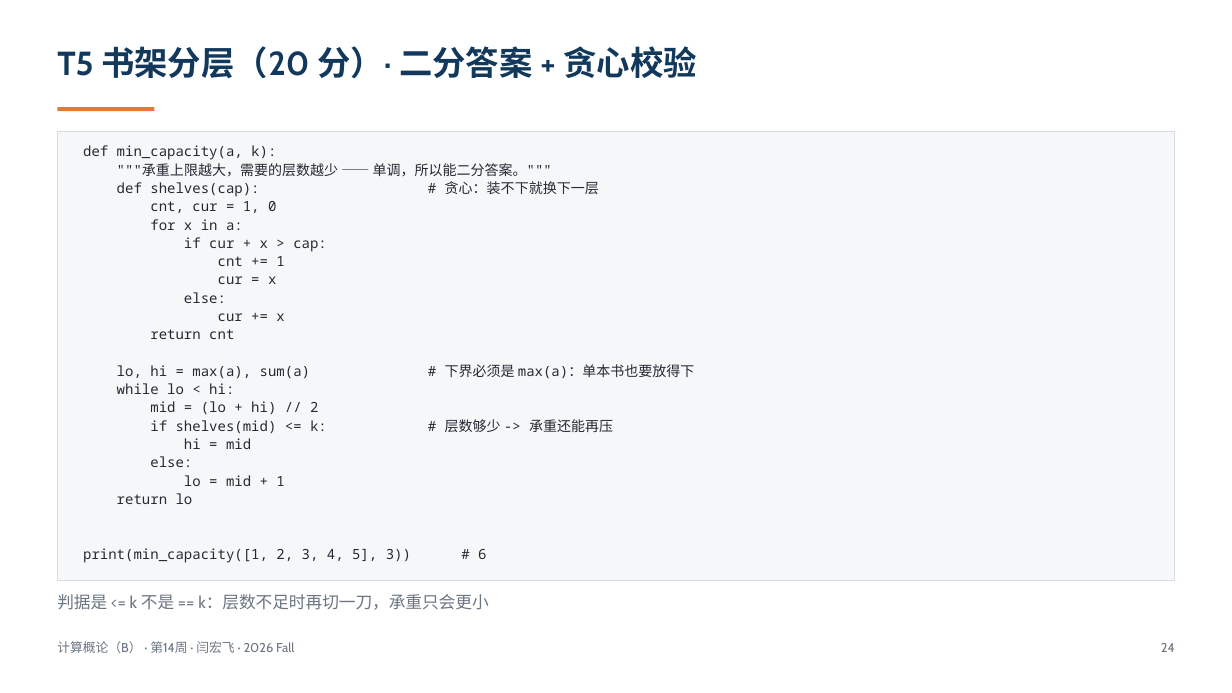
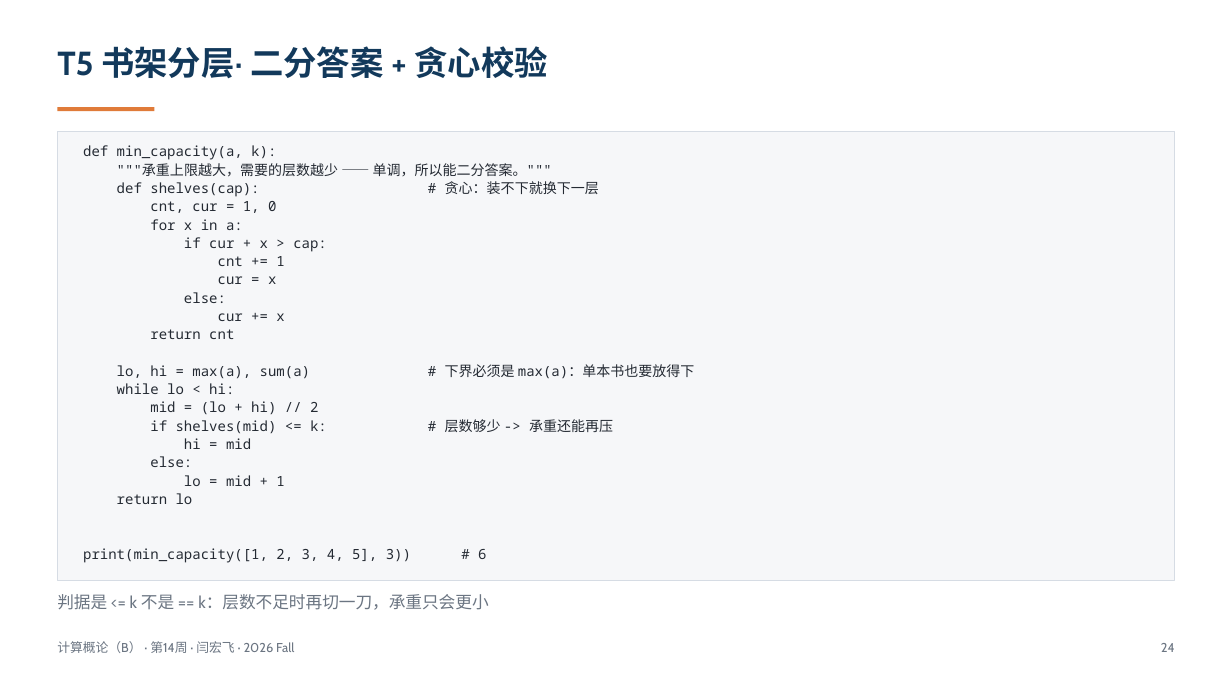
Before and after one commit to GMyhf/2026fall-cs101, a slide deck: slide 24 of courseware/202612_ADS_W14_AI_Literacy_Exam_Recap.pptx. Drawn at 1232x693 pixels with LibreOffice and Linux fonts; fonts in the diff are those of the drawing. Boxes give left, top, right and bottom in pixels: in the first picture for what was removed or moved away, otherwise in the second. Text is boxed around its words. In the diff, an @@ line names an element or a change of style, - is before the commit and + after.

```diff
--- a/courseware/202612_ADS_W14_AI_Literacy_Exam_Recap.pptx
+++ b/courseware/202612_ADS_W14_AI_Literacy_Exam_Recap.pptx
@@ text at (x1=57, y1=46, x2=547, y2=78): text changed @@
-T5 书架分层（20 分）· 二分答案 + 贪心校验
+T5 书架分层· 二分答案 + 贪心校验
```
Also in this commit, not shown: 6 other slides changed, 1 other file.
